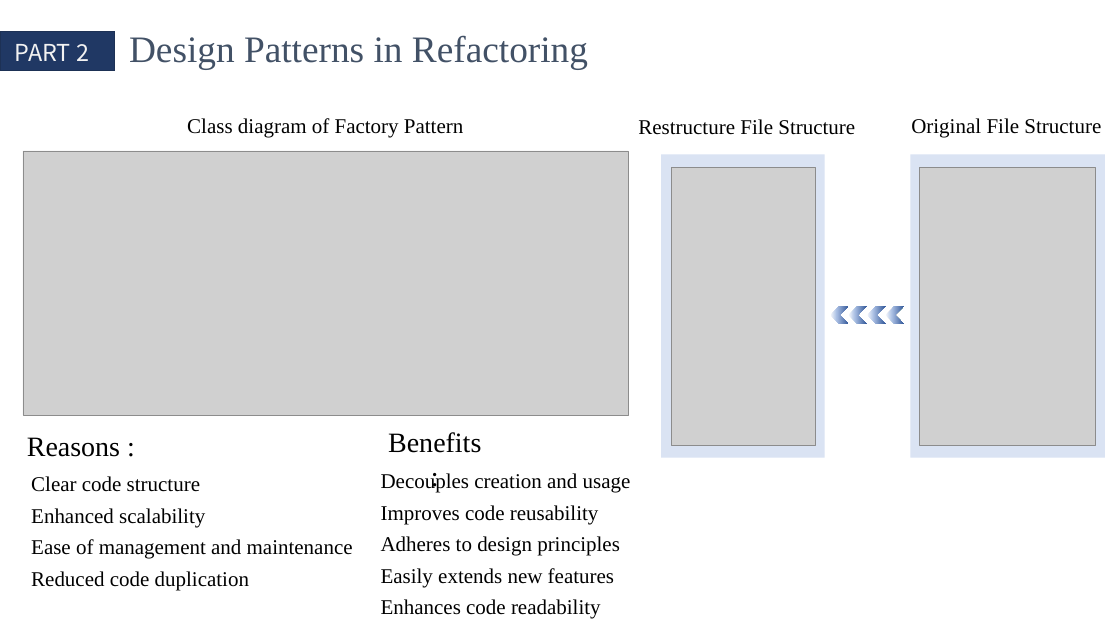
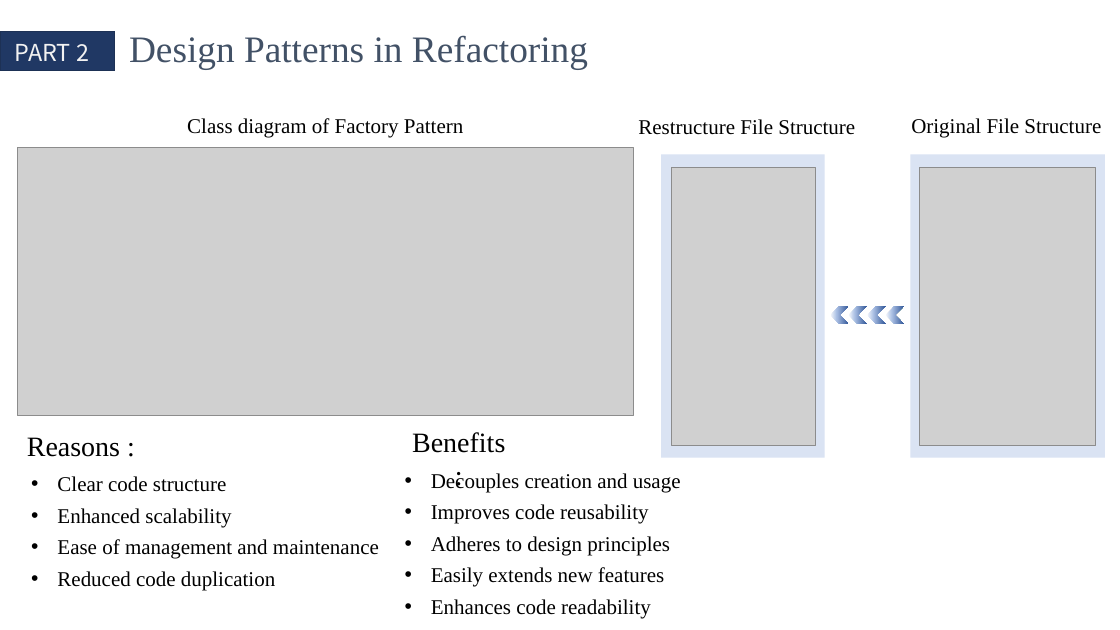
Before and after one commit to QinCheng0928/Cocos2d, a slide deck: slide 6 of 文档/DesignPattern.pptx. Drawn at 1120x630 pixels with LibreOffice and Linux fonts; fonts in the diff are those of the drawing; grey boxes stand for pictures. Boxes give left, top, right and bottom in pixels: in the first picture for what was removed or moved away, otherwise in the second. Text is boxed around its words. In the diff, an @@ line names an element or a change of style, - is before the commit and + after.

```diff
--- a/文档/DesignPattern.pptx
+++ b/文档/DesignPattern.pptx
@@ picture: place and size @@
-picture at bbox=[23, 151, 628, 415]
+picture at bbox=[18, 148, 634, 416]
@@ text "Benefits :": place and size @@
-text "Benefits :" at bbox=[388, 432, 481, 453]
+text "Benefits :" at bbox=[412, 432, 505, 453]
@@ text "Clear code structure" at bbox=[57, 476, 379, 591]: bullet none to • @@
@@ text "Decouples creation and usage" at bbox=[431, 472, 681, 618]: bullet none to • @@
@@ text "Decouples creation and usage": place and size @@
-text "Decouples creation and usage" at bbox=[381, 473, 631, 619]
+text "Decouples creation and usage" at bbox=[431, 472, 681, 618]
```
Also in this commit, not shown: 4 other slides changed, 1 slide added, 10 other files.
